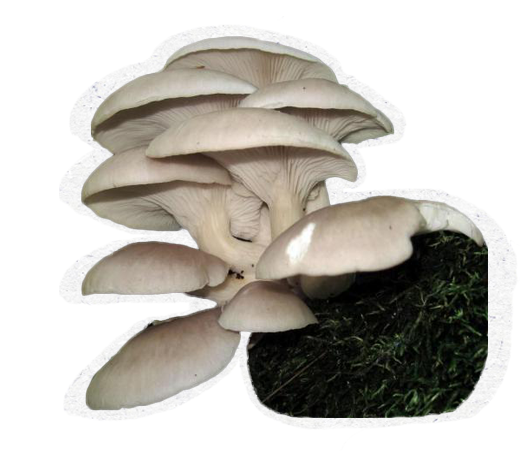
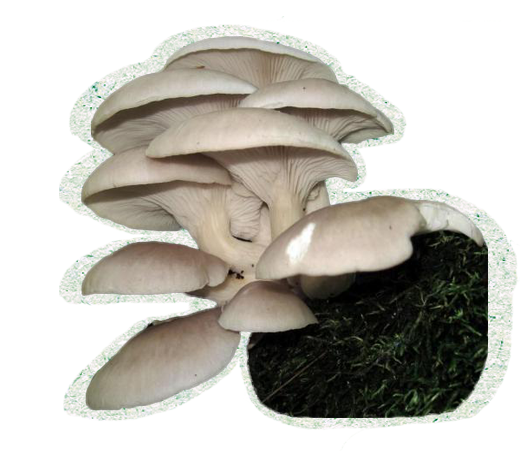
Comparing the layer stacks of the two 520 x 451 images. Changes:
pixels changed over [59, 16, 519, 451] (layer not identified)
